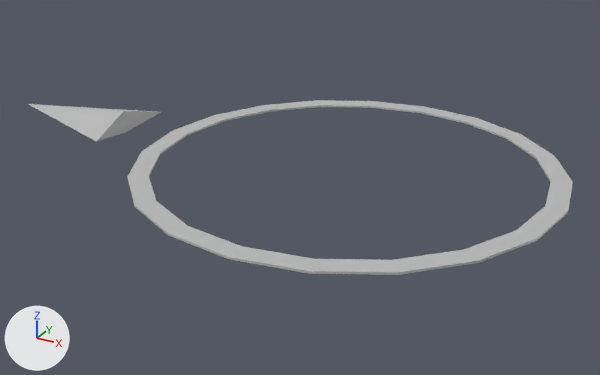
An edit to the FBX model Assets/Model/Marker_UI.fbx, drawn before and after from the same camera.
Both versions are drawn from a 50 mm camera at (0.0152, -0.0322, 0.0147) aimed at (-0.0027, 0.0004, -0.0017). The axes (+X, +Y, +Z) are drawn at lower left. The lights are the same throughout. Where no turn or scale is listed for an object, it has been applied to the vertices.

In view in the first picture: 'pPipe2', 'pPyramid1'.
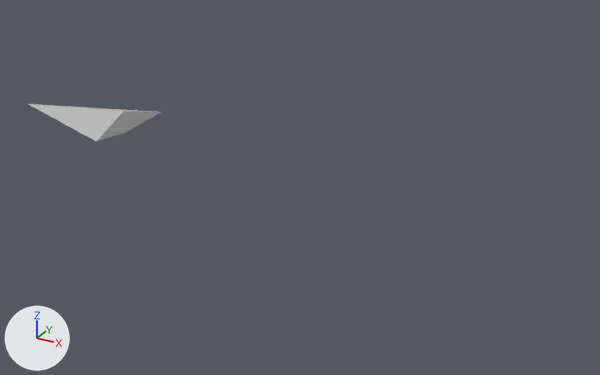
Location of each change, [x1, y1, x2, y2] in pixels of the pictures (600 x 375 px):
'pPipe2', deleted: before [127, 100, 573, 275]

Patch to the scene script:
```diff
--- a/Assets/Model/Marker_UI.fbx.py
+++ b/Assets/Model/Marker_UI.fbx.py
@@ ob_ppipe2 @@
-ob_ppipe2 = bpy.data.objects.new('pPipe2', me_mesh)
-ob_ppipe2.location = (0.0, 0.0, 0.0001)
```
